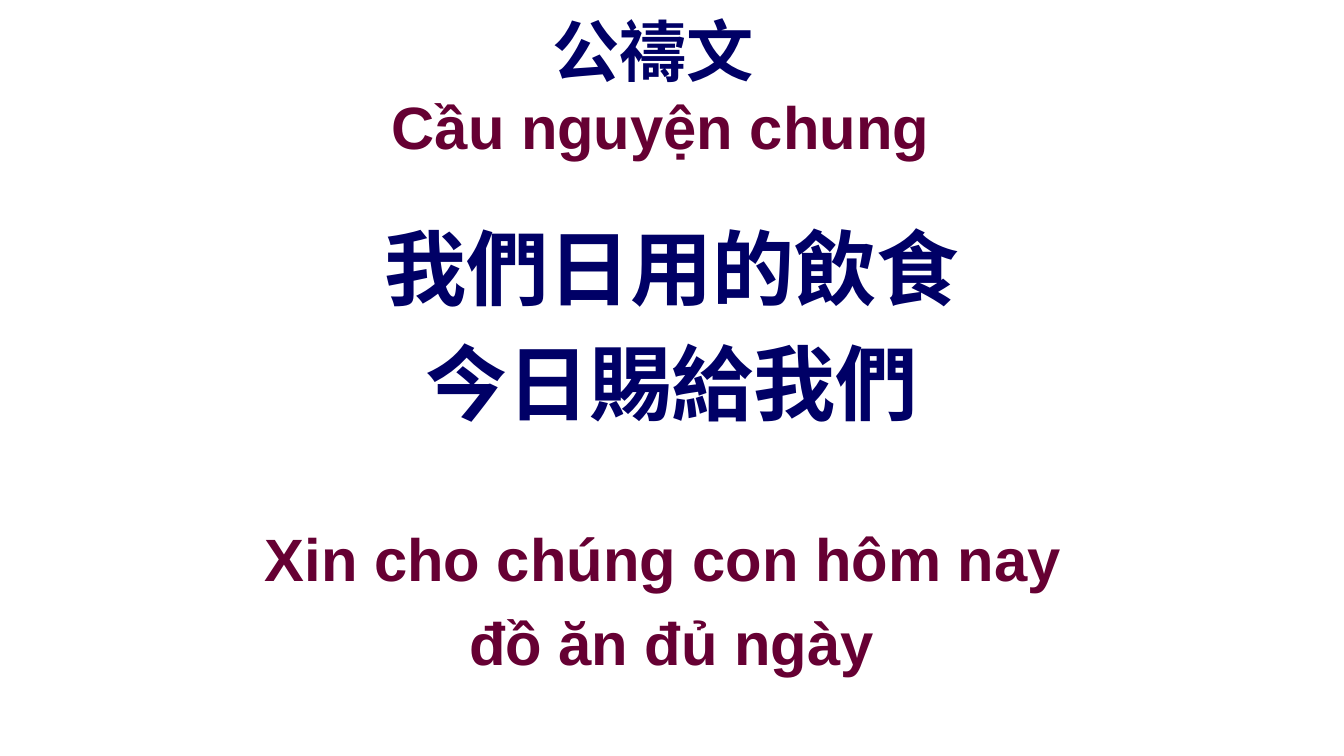
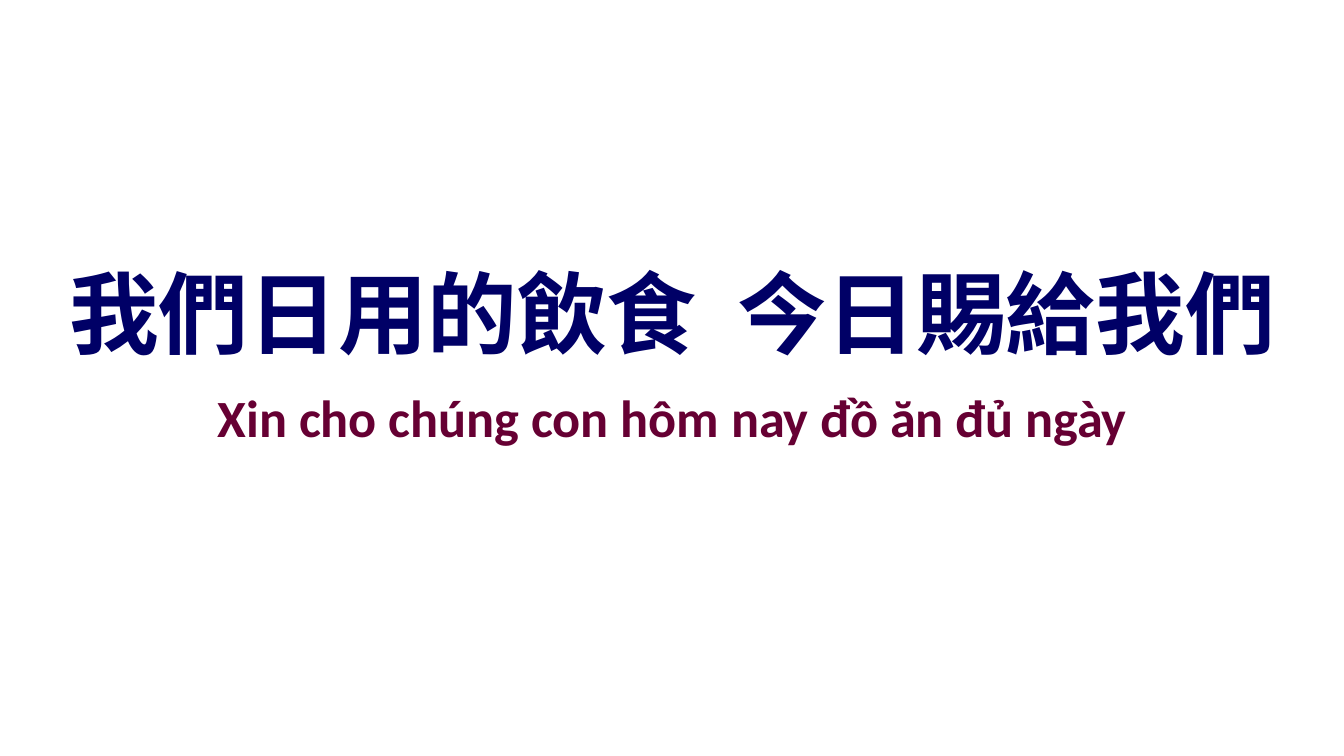
Before and after one commit to batisuoc/other-ppts, a slide deck: slide 30 of 聯合崇拜流程.pptx (slide 23 before the commit). Drawn at 1344x756 pixels with LibreOffice and Linux fonts; fonts in the diff are those of the drawing; background and template pictures are left out. Boxes give left, top, right and bottom in pixels: in the first picture for what was removed or moved away, otherwise in the second. Text is boxed around its words. In the diff, an @@ line names an element or a change of style, - is before the commit and + after.

```diff
--- a/聯合崇拜流程.pptx
+++ b/聯合崇拜流程.pptx
@@ title removed at <box>392,18,929,161</box> @@
-公禱文
-Cầu nguyện chung
@@ text at <box>69,270,1274,356</box>: text changed; size 44 to 48 pt @@
-我們日用的飲食
-今日賜給我們
+我們日用的飲食 今日賜給我們
@@ text at <box>218,397,1126,446</box>: text changed; size 32 to 28 pt; font Arial to Calibri @@
-Xin cho chúng con hôm nay
-đồ ăn đủ ngày
+Xin cho chúng con hôm nay đồ ăn đủ ngày
```
Also in this commit, not shown: 13 other slides changed, 15 slides added, 1 slide removed.
